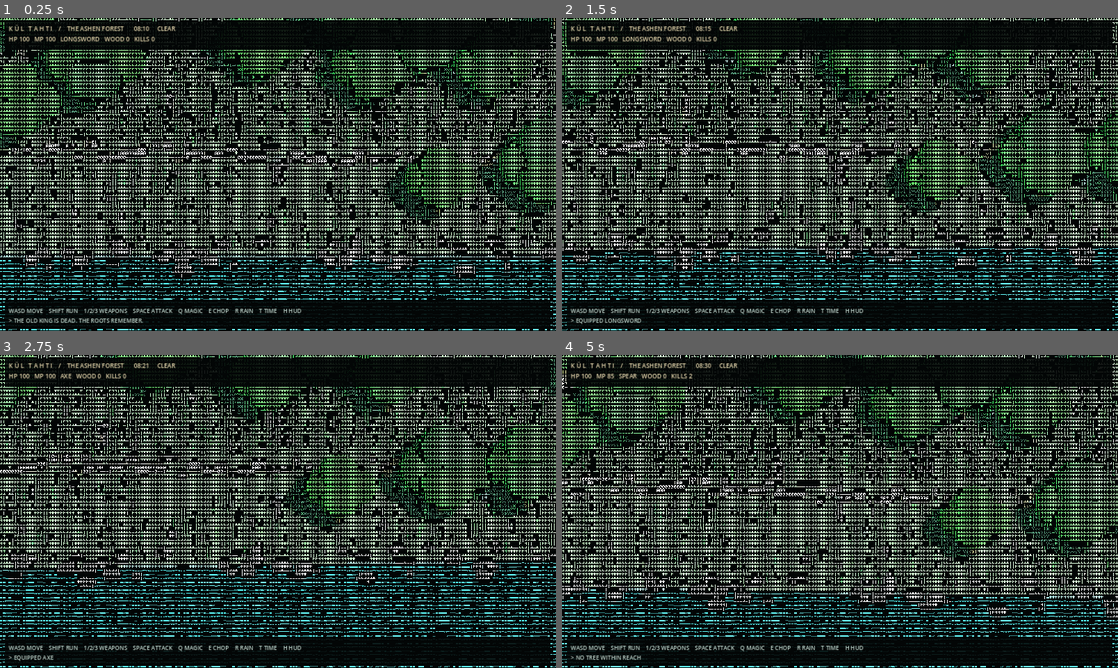
Above: before the commit, frames 1-4 (two rows, left to right).
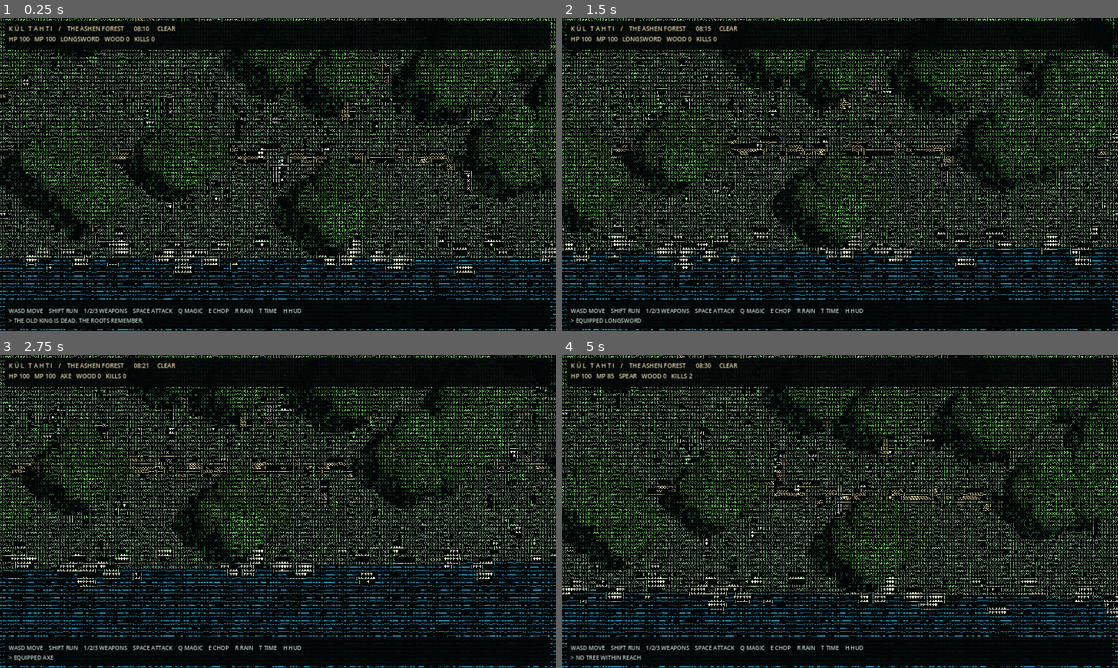
Above: after the commit, the same moments.

Repository: furkhans4o4-create/KUL-TAHTI
Game: Godot game, scene res://scenes/main.tscn
Two runs of this game, one before a commit and one after it. Both use one fixed random seed, a clock stepped at 60 frames per second and the inputs below.
Inputs:
- Up to frame 1 (0.25 s): no input
- Up to frame 2 (1.5 s): tap Enter at 0.5 s; hold D 0.53-1.28 s; hold Shift 0.53-1.28 s; tap Space at 0.77 s; hold S from 1.28 s (still down); tap 1 at 1.35 s
- Up to frame 3 (2.75 s): tap Space at 1.52 s; release S at 2.03 s; hold D from 2.03 s (still down); tap 2 at 2.1 s
- Up to frame 4 (5 s): release D at 2.78 s; hold W 2.78-3.53 s; tap 3 at 2.85 s; tap Space at 3.02, 3.77, 4.52 s; hold A from 3.53 s (still down); tap Q at 3.6 s; tap E at 4.35 s

The runs differ from the first frame. In frame 1, 26% of the frame differs, in the area x 0-100%, y 0-100%; in frame 2, 25%; in frame 3, 24%; in frame 4, 26%.

Commit message:
Stage restrained forest lighting, muted grass palette and less saturated river

Diff:
--- a/scripts/forest3d.gd
+++ b/scripts/forest3d.gd
@@ -81,15 +81,15 @@
     environment.background_mode = Environment.BG_COLOR
     environment.background_color = Color("111c1c")
     environment.ambient_light_source = Environment.AMBIENT_SOURCE_COLOR
-    environment.ambient_light_color = Color("b0c9bd")
-    environment.ambient_light_energy = 1.25
+    environment.ambient_light_color = Color("84958a")
+    environment.ambient_light_energy = 0.55
     environment.tonemap_mode = Environment.TONE_MAPPER_FILMIC
     var world_env := WorldEnvironment.new()
     world_env.environment = environment
     add_child(world_env)
     sunlight = DirectionalLight3D.new()
-    sunlight.light_color = Color("ffdfaf")
-    sunlight.light_energy = 1.7
+    sunlight.light_color = Color("d9c4a6")
+    sunlight.light_energy = 0.95
     sunlight.shadow_enabled = true
     sunlight.rotation_degrees = Vector3(-53, 28, 0)
     add_child(sunlight)
@@ -97,11 +97,11 @@
 func _terrain() -> void:
     var ground := PlaneMesh.new()
     ground.size = Vector2(130, 130)
-    var ground_mat := _material("233a30")
+    var ground_mat := _material("1a2923")
     _mesh(ground, ground_mat, self, Vector3(0, -0.11, 0), Vector3.ONE)
 
     # Pebbled trail around the ruined road.
-    var dust_mat := _material("5d5343")
+    var dust_mat := _material("514a3b")
     var pebble_mesh := _sphere(0.6)
     for i in range(90):
         var x: float = -41.0 + float(i) * 0.92
@@ -112,14 +112,14 @@
     var river := PlaneMesh.new()
     river.size = Vector2(135, 25)
     var water_shader := Shader.new()
-    water_shader.code = "shader_type spatial;\nrender_mode cull_disabled;\nuniform vec4 water_color : source_color = vec4(0.065, 0.29, 0.42, 1.0);\nvoid fragment(){float wave = sin(UV.x * 110.0 + TIME * 2.0 + sin(UV.y*19.0 + TIME)*1.5); float band=sin(UV.y*34.0+UV.x*8.0-TIME*1.7); ALBEDO = water_color.rgb + vec3(0.04,0.12,0.15) * (wave*wave*0.5+band*band*0.3); ROUGHNESS = 0.14; METALLIC=0.14;}\n"
+    water_shader.code = "shader_type spatial;\nrender_mode cull_disabled;\nuniform vec4 water_color : source_color = vec4(0.035, 0.13, 0.19, 1.0);\nvoid fragment(){float wave = sin(UV.x * 110.0 + TIME * 2.0 + sin(UV.y*19.0 + TIME)*1.5); float band=sin(UV.y*34.0+UV.x*8.0-TIME*1.7); ALBEDO = water_color.rgb + vec3(0.03,0.08,0.11) * (wave*wave*0.5+band*band*0.3); ROUGHNESS = 0.14; METALLIC=0.14;}\n"
     var water_mat := ShaderMaterial.new()
     water_mat.shader = water_shader
     _mesh(river, water_mat, self, Vector3(0, -0.03, 20), Vector3.ONE)
 
     # Bank stones make the shore feel dimensional.
     var stone := _sphere(0.6)
-    var bank_mat := _material("6a7871")
+    var bank_mat := _material("48554d")
     for i in range(115):
         var x: float = rng.randf_range(-56, 56)
         var z: float = 7.5 + rng.randf_range(-1.5, 1.5)
@@ -138,7 +138,7 @@
     mm.transform_format = MultiMesh.TRANSFORM_3D
     mm.use_colors = true
     mm.mesh = blade
-    mm.instance_count = 16500
+    mm.instance_count = 9000
     var noise := FastNoiseLite.new()
     noise.seed = 8173
     noise.frequency = 0.078
@@ -154,8 +154,8 @@
         var angle: float = rng.randf_range(0, TAU)
         var orient := Basis().rotated(Vector3.UP, angle).scaled(Vector3(rng.randf_range(0.8, 1.5), h, 1.0))
         mm.set_instance_transform(i, Transform3D(orient, Vector3(x, h*0.39, z)))
-        var shade: float = rng.randf_range(0.55, 1.0)
-        mm.set_instance_color(i, Color(0.22*shade,0.54*shade,0.29*shade,1))
+        var shade: float = rng.randf_range(0.48, 0.92)
+        mm.set_instance_color(i, Color(0.18*shade,0.44*shade,0.23*shade,1))
     var grass_field := MultiMeshInstance3D.new()
     grass_field.multimesh = mm
     grass_field.cast_shadow = GeometryInstance3D.SHADOW_CASTING_SETTING_OFF
@@ -169,7 +169,7 @@
     trunk_mesh.radial_segments = 7
     var leaf_mesh := _sphere(0.9)
     mat_trunk = _material("6d6251")
-    mat_foliage = _material("477b58")
+    mat_foliage = _material("3d6248")
     mat_trunk.vertex_color_use_as_albedo = true
     mat_foliage.vertex_color_use_as_albedo = true
     trunk_instances = MultiMesh.new()
@@ -214,10 +214,10 @@
             var at := origin + Vector3(0,height*0.80,0) + offset
             crown_instances.set_instance_transform(i*5+k,Transform3D(Basis().scaled(leafscale),at))
             var shade: float=rng.randf_range(0.72,1.12)
-            crown_instances.set_instance_color(i*5+k,Color(0.32*shade,0.76*shade,0.42*shade,1.0))
+            crown_instances.set_instance_color(i*5+k,Color(0.29*shade,0.55*shade,0.32*shade,1.0))
 
 func _stones() -> void:
-    var mat := _material("627c78")
+    var mat := _material("485b54")
     var s := _sphere(0.8)
     for i in range(210):
         var x: float = rng.randf_range(-50,50)
@@ -303,8 +303,8 @@
     elapsed += delta
     day_time = fposmod(day_time + delta/340.0,1.0)
     var sunlight_factor: float = 0.52+0.48*maxf(0.0,sin(day_time*TAU-PI*0.5))
-    sunlight.light_energy = 0.45 + sunlight_factor*1.6
-    environment.ambient_light_energy = 0.76 + sunlight_factor*0.60
+    sunlight.light_energy = 0.34 + sunlight_factor*0.95
+    environment.ambient_light_energy = 0.48 + sunlight_factor*0.34
     var move := Vector3.ZERO
     if Input.is_physical_key_pressed(KEY_W) or Input.is_key_pressed(KEY_UP): move.z -= 1
     if Input.is_physical_key_pressed(KEY_S) or Input.is_key_pressed(KEY_DOWN): move.z += 1
